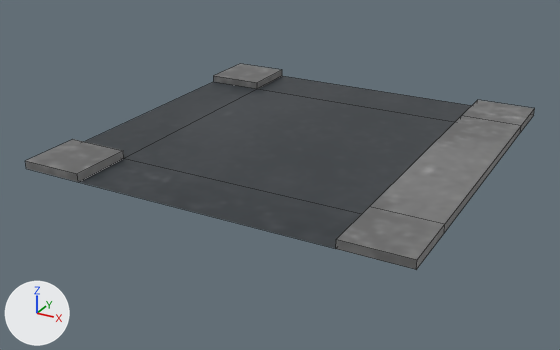
The Blender file Assets/roadT.blend as it was, and as the next commit left it.
Camera for both pictures: a 50 mm lens placed at (213.0, -416.0, 177.0), pointed at (-8.0, -14.0, -24.0). Lighting does not change. The marker at lower left points along +X, +Y and +Z. Mesh edges are drawn as thin lines.
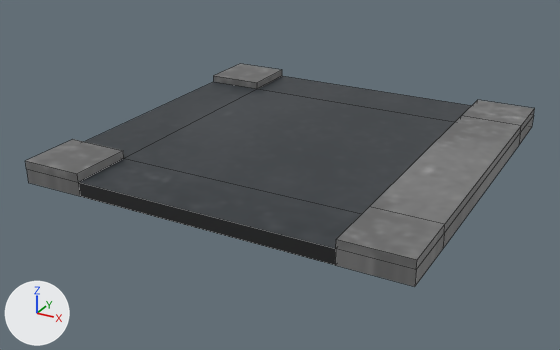
Pixel boxes (x1, y1, x2, y2) of what changed, in the pictures (560 x 350 px):
'Plane', reshaped (9% taller)
    before: (25, 64, 535, 269)
    after: (25, 64, 535, 287)
part 1 of me_plane, added
    after: (27, 115, 534, 287)

Patch to the scene script:
```diff
--- a/Assets/roadT.blend.py
+++ b/Assets/roadT.blend.py
@@ me_plane @@
 # used by ob_plane; location = (0.0, 0.0, 0.0)
-me_plane.from_pydata(...)  # 32 vertices, 25 faces; spans x -120.0..120.0, y -120.0..120.0, z -2.0..3.0
+me_plane.from_pydata(...)  # 48 vertices, 51 faces; spans x -120.0..120.0, y -120.0..120.0, z -11.0..3.0
+# me_plane part 1
+# 16 new vertices lie (0.0, 0.0, -9.0) away from vertices in x -120.0..120.0, y -120.0..120.0, z -2.0
+# 26 new faces join them
 me_plane.materials.append(mat_road1_png)
```
